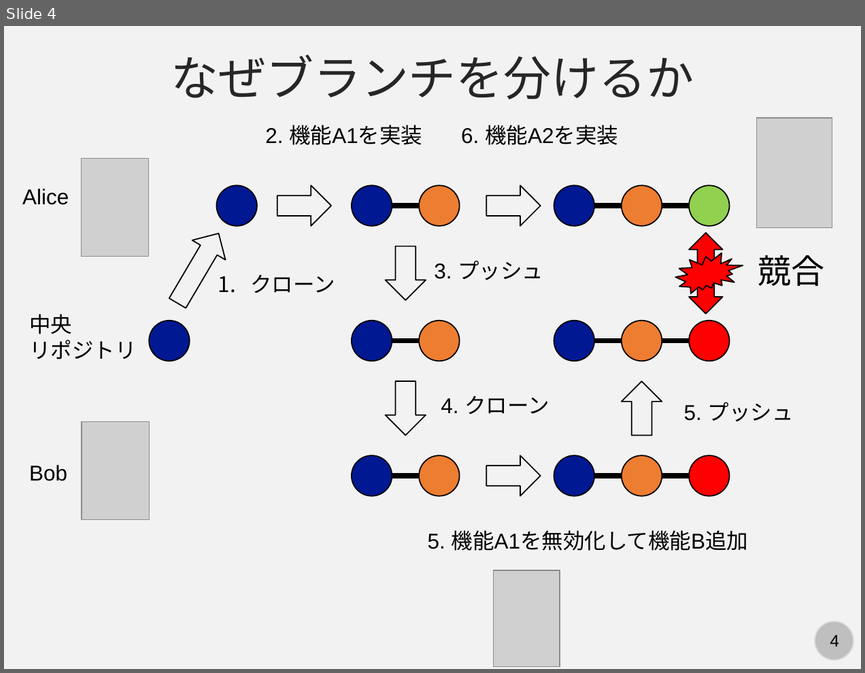
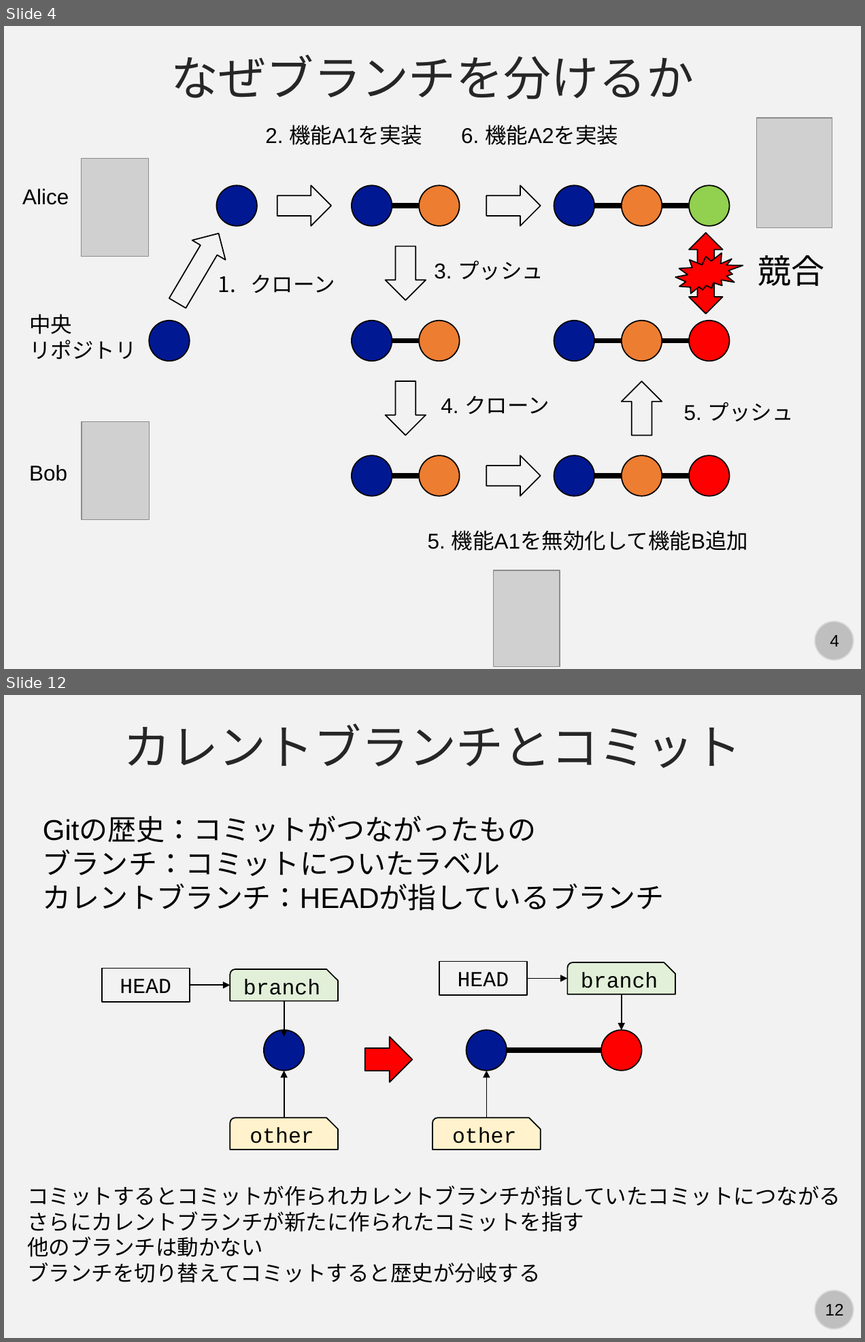
Before and after one commit to kaityo256/github, a slide deck: branch/fig/slide.pptx. Shown one above the other, each under a label of ours: slide 4 before the commit, slides 4 and 12 after it; the slides between them are not shown. The pictures are 865x673 and 865x1342 pixels, drawn with LibreOffice and Linux fonts; fonts in the diff are those of the drawing; grey boxes stand for pictures. Boxes give left, top, right and bottom in pixels: in the first picture for what was removed or moved away, otherwise in the second. Text is boxed around its words. In the diff, an @@ line names an element or a change of style, - is before the commit and + after.

```diff
--- a/branch/fig/slide.pptx
+++ b/branch/fig/slide.pptx
@@ slide 12 added at [4,695,861,1338], background #F2F2F2; not listed: 2 template elements that a slide beside it also shows @@
@@ text added at [123,724,741,768], 40 pt, text #262626 @@
+カレントブランチとコミット
@@ text added at [43,817,664,911], 24 pt, text #000000 @@
+Gitの歴史：コミットがつながったもの
+ブランチ：コミットについたラベル
+カレントブランチ：HEADが指しているブランチ
@@ rectangle added at [102,968,189,1002], outline #000000 1 pt, 18 pt, text #000000 @@
+HEAD
@@ snip round rect added at [230,969,338,1001], fill #E2F0D9, outline #000000 1 pt, 18 pt, text #000000 @@
+branch
@@ rectangle added at [439,962,527,995], outline #000000 1 pt, 18 pt, text #000000 @@
+HEAD
@@ arrow added from (527, 979) to (567, 979), #000000 1 pt @@
@@ snip round rect added at [567,962,675,994], fill #E2F0D9, outline #000000 1 pt, 18 pt, text #000000 @@
+branch
@@ arrow added from (190, 985) to (230, 985), #000000 1 pt @@
@@ arrow added from (621, 994) to (621, 1030), #000000 1 pt @@
@@ arrow added from (284, 1001) to (284, 1037), #000000 1 pt @@
@@ ellipse added at [264,1030,304,1070], fill #011893, outline #000000 1 pt @@
@@ right arrow added at [364,1037,412,1083], fill #FF0000, outline #000000 1 pt @@
@@ ellipse added at [466,1030,506,1070], fill #011893, outline #000000 1 pt @@
@@ ellipse added at [601,1030,641,1070], fill #FF0000, outline #000000 1 pt @@
@@ line added from (507, 1050) to (601, 1050), #000000 4.5 pt @@
@@ arrow added from (284, 1117) to (284, 1070), #000000 1 pt @@
@@ arrow added from (486, 1117) to (486, 1070), #000000 1 pt @@
@@ snip round rect added at [230,1117,338,1149], fill #FFF2CC, outline #000000 1 pt, 18 pt, text #000000 @@
+other
@@ snip round rect added at [432,1117,541,1149], fill #FFF2CC, outline #000000 1 pt, 18 pt, text #000000 @@
+other
@@ text added at [27,1185,840,1283], 18 pt, text #000000 @@
+コミットするとコミットが作られカレントブランチが指していたコミットにつながる
+さらにカレントブランチが新たに作られたコミットを指す
+他のブランチは動かない
+ブランチを切り替えてコミットすると歴史が分岐する
```
Also in this commit, not shown: 2 slides changed, 13 other slides added, 1 other file.
